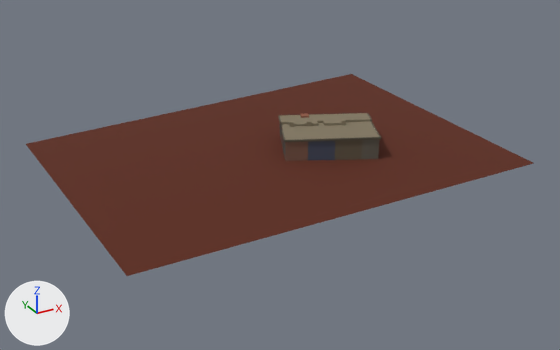
Before and after pictures for a commit that changed the glTF model public/twins/chatt/models/volunteer-state-life-building-garage.glb.
Before and after are seen from a 50 mm camera at (-237.0, -443.0, 201.0) aimed at (-1.0, -13.0, -14.0). The lights are fixed; the arrows at lower left show +X, +Y and +Z. The older version comes first. Where no turn or scale is listed for an object, it has been applied to the vertices. Vertices at exactly the same position are counted once.
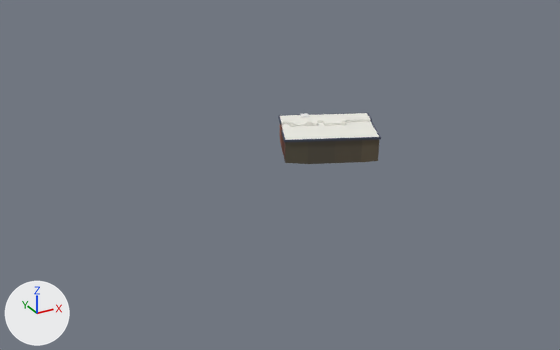
Where the newer file only moved an object's origin or applied its transform, the numbers keep the older frame.

Edits to the bpy script that builds the scene:
```text
Change me_mesh_0:
    used by ob_mesh_0; location = (-0.8, -2.2, 8.1)
    remove me_mesh_0.from_pydata(...)  # 170 vertices, 337 faces; spans x -145.0..145.0, y -107.0..107.0, z -12.0..12.0
    add me_mesh_0.from_pydata(...)  # 167 vertices, 337 faces; spans x -4.0..73.0, y -50.0..17.0, z -9.0..12.0
    me_mesh_0 part 1: the loose piece of 4 vertices spanning x -145.0..145.0, y -107.0..107.0, z -12.0..1.0 is deleted
    me_mesh_0 part 2: 323 kept faces spanning x -4.0..73.0, y -50.0..17.0, z -9.0..12.0 get new texture (UV) coordinates
    other edits to the shape of me_mesh_0 do not show in these pictures
```

Location of each change, [x1, y1, x2, y2] in pixels of the pictures (560 x 350 px):
'Mesh_0', reshaped (80% narrower, 74% shorter): before [26, 74, 534, 276]; after [278, 113, 381, 164]
part 1 of me_mesh_0, deleted (brown): before [26, 74, 534, 276]
part 2 of me_mesh_0, surface changed (brown to white): [278, 113, 381, 161] in both
